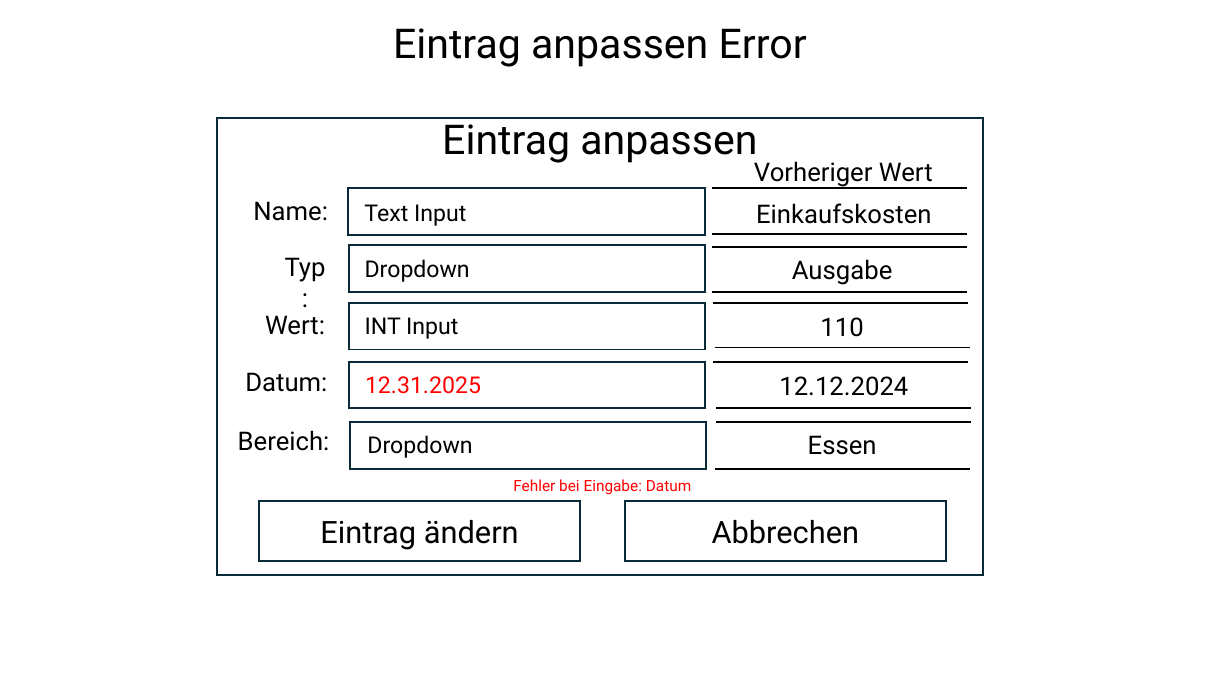
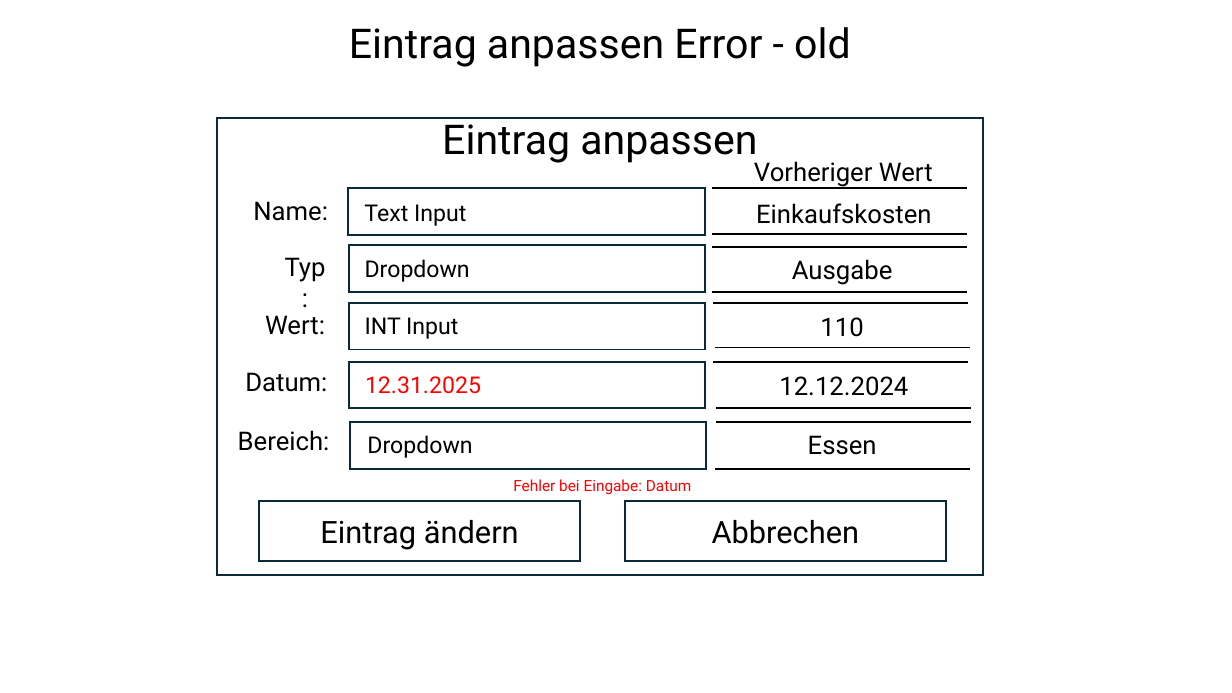
Before and after one commit to Dorin8k/GFNProjekt, a slide deck: slide 18 of Haushaltskasse_Mockup.pptx (slide 10 before the commit). Drawn at 1232x693 pixels with LibreOffice and Linux fonts; fonts in the diff are those of the drawing. Boxes give left, top, right and bottom in pixels: in the first picture for what was removed or moved away, otherwise in the second. Text is boxed around its words. In the diff, an @@ line names an element or a change of style, - is before the commit and + after.

```diff
--- a/Haushaltskasse_Mockup.pptx
+++ b/Haushaltskasse_Mockup.pptx
@@ text at bbox=[349, 27, 851, 67]: text changed @@
-Eintrag anpassen Error
+Eintrag anpassen Error - old
```
Also in this commit, not shown: 3 other slides changed, 8 slides added.
